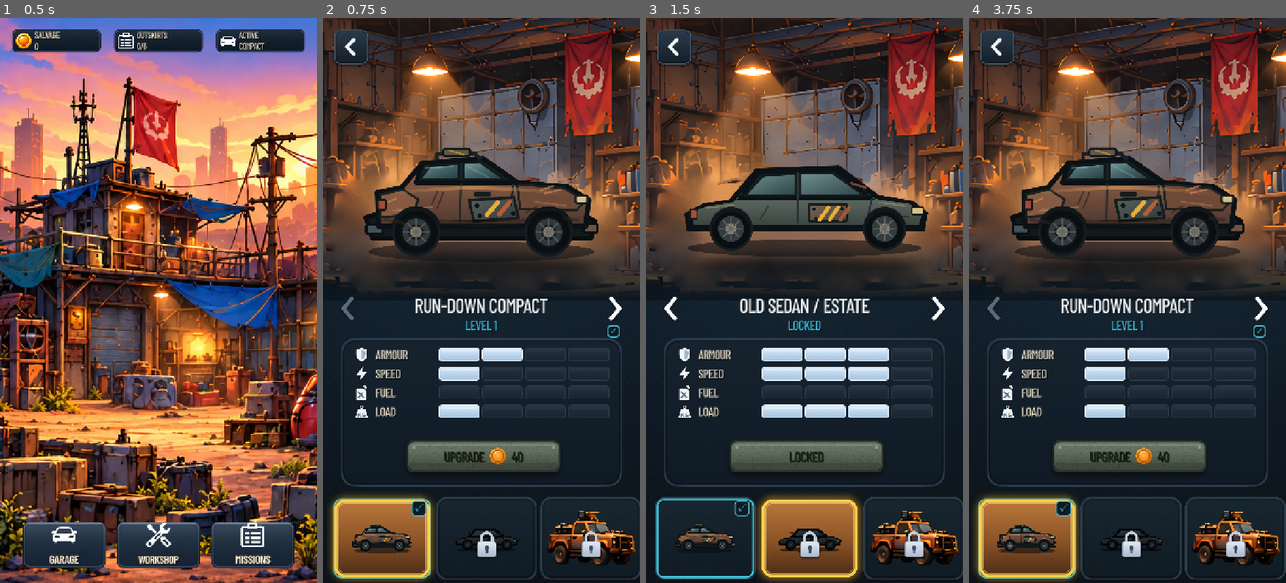
Above: before the commit, frames 1-4 (left to right).
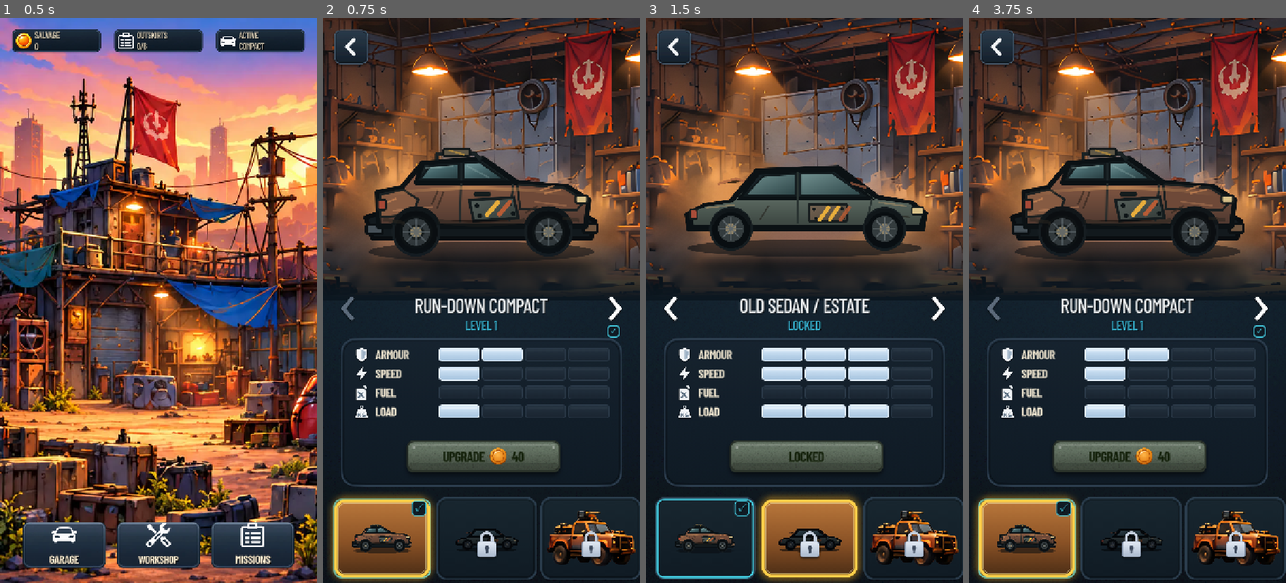
Above: after the commit, the same moments.

Repository: phantompixel-developer/FortKnocks
Game: Godot game, scene res://game/core/app.tscn
Two runs of this game, one before a commit and one after it. Both use one fixed random seed, a clock stepped at 60 frames per second and the inputs below.
Inputs (mouse positions are in pixels of both pictures, inside the frame that each line leads up to):
- Up to frame 1 (0.5 s): no input
- Up to frame 2 (0.75 s): click "GARAGE" at 0.5 s
- Up to frame 3 (1.5 s): click (937, 311) at 1.25 s
- Up to frame 4 (3.75 s): click (1260, 311) at 2 s; click (994, 311) at 2.75 s; click (1026, 537) at 3.52 s

Frame 1 is identical in both runs. In frame 2, 0.5% of the frame differs, in the area x 16-64%, y 58-79%; in frame 3, 0.4%; in frame 4, 0.5%.

Commit message:
ui: sharpen Garage stat and upgrade text

Diff:
--- a/game/progression/garage_screen.gd
+++ b/game/progression/garage_screen.gd
@@ -10,6 +10,7 @@
 const ThemeScript := preload("res://game/presentation/fort_knocks_theme.gd")
 const ProductionUIScript := preload("res://game/presentation/production_ui.gd")
 const GarageSharpenShader := preload("res://game/progression/garage_sharpen.gdshader")
+const GarageBoldFont := preload("res://assets/art/production/hub/reference_v1/fonts/BarlowCondensed-Bold.ttf")
 
 const GARAGE_ROOT := "res://assets/art/claude_assets/1_Asset_Kit/02_garage"
 const ICON_ARMOUR := GARAGE_ROOT + "/png/icons/icon_stat_armour.png"
@@ -69,6 +70,7 @@
 		)
 	)
 	ProductionUIScript.style_action_button(action_button)
+	_style_garage_text()
 	_style_active_toggle()
 	pickup_hero.material = _sharpen_material(0.10)
 	action_coin.texture = ProductionUIScript.texture(COIN_PATH)
@@ -260,7 +262,11 @@
 	var label := Label.new()
 	label.custom_minimum_size = Vector2(132.0, 0.0)
 	label.text = label_text
+	label.add_theme_font_override("font", GarageBoldFont)
 	label.add_theme_font_size_override("font_size", 26)
+	label.add_theme_color_override("font_shadow_color", Color.TRANSPARENT)
+	label.add_theme_constant_override("shadow_offset_x", 0)
+	label.add_theme_constant_override("shadow_offset_y", 0)
 	label.vertical_alignment = VERTICAL_ALIGNMENT_CENTER
 	row.add_child(label)
 
@@ -443,6 +449,16 @@
 	material.set_shader_parameter("strength", strength)
 	return material
 
+func _style_garage_text() -> void:
+	action_label.add_theme_font_override("font", GarageBoldFont)
+	action_cost.add_theme_font_override("font", GarageBoldFont)
+	action_label.add_theme_color_override("font_shadow_color", Color.TRANSPARENT)
+	action_cost.add_theme_color_override("font_shadow_color", Color.TRANSPARENT)
+	action_label.add_theme_constant_override("shadow_offset_x", 0)
+	action_label.add_theme_constant_override("shadow_offset_y", 0)
+	action_cost.add_theme_constant_override("shadow_offset_x", 0)
+	action_cost.add_theme_constant_override("shadow_offset_y", 0)
+
 func _style_active_toggle() -> void:
 	var normal := StyleBoxFlat.new()
 	normal.bg_color = Color(0.035, 0.065, 0.085, 0.92)
